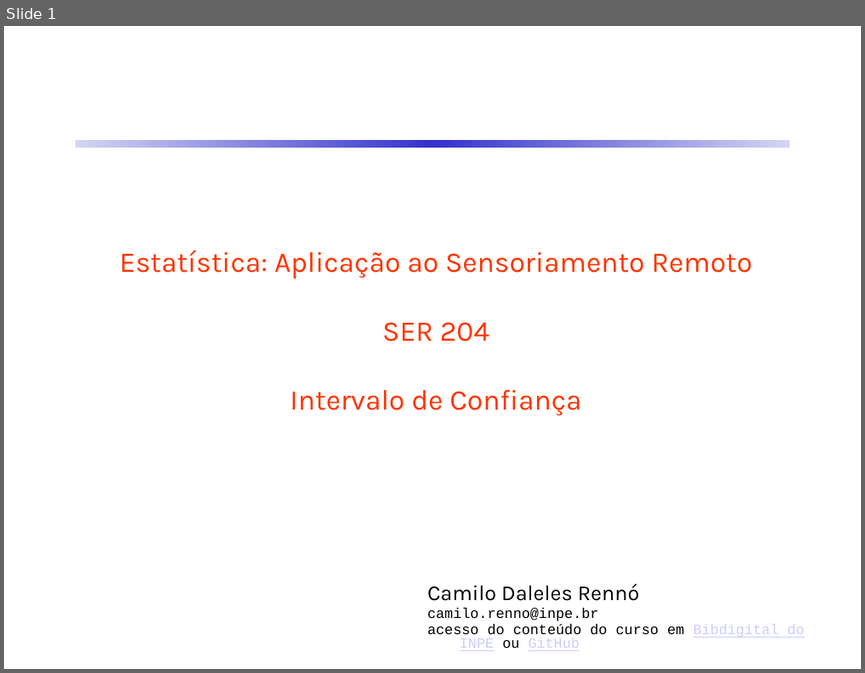
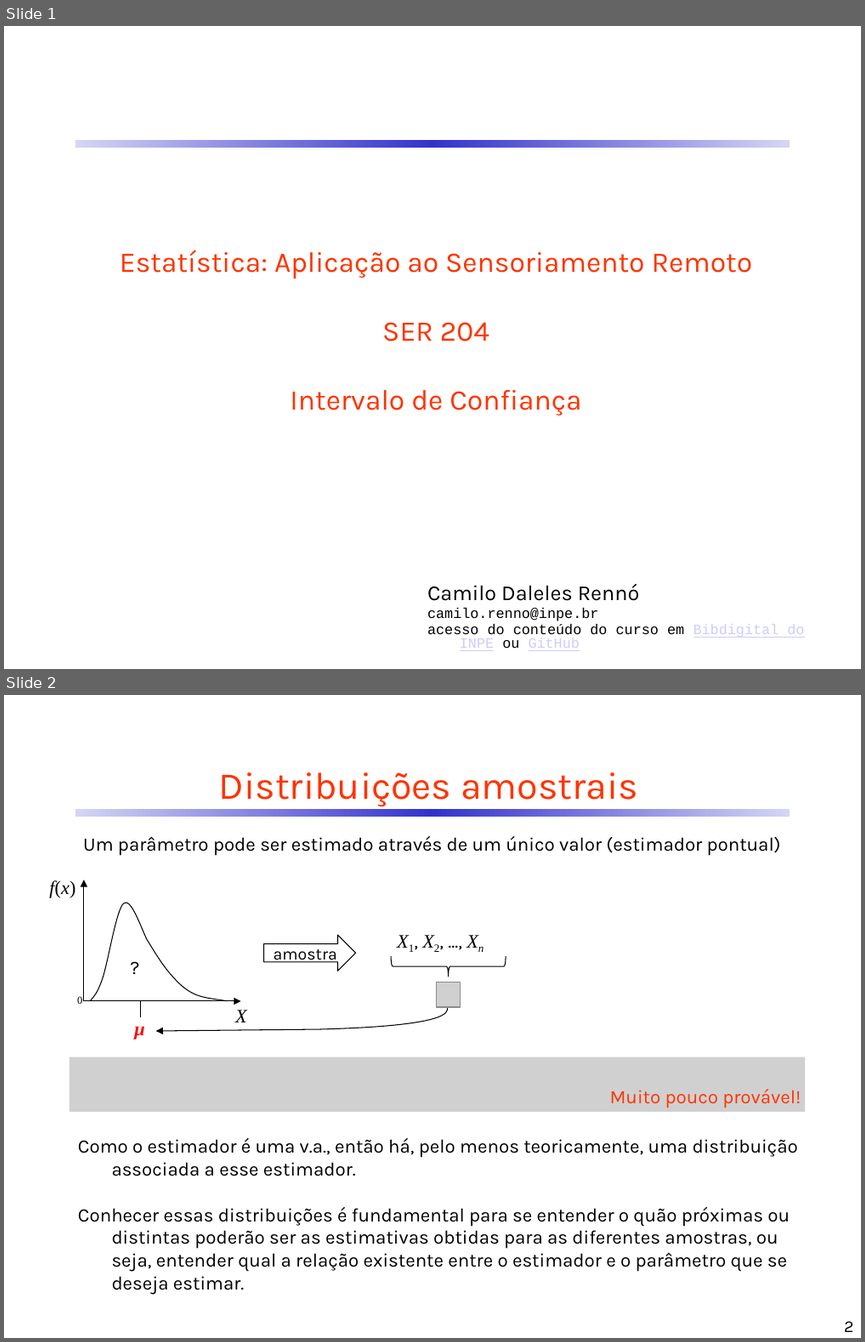
Before and after one commit to CDRenno/Estatistica, a slide deck: ppt/06InfEstat_IntConf.pptx. Shown one above the other, each under a label of ours: slide 1 before the commit, slides 1 and 2 after it. The pictures are 865x673 and 865x1342 pixels, drawn with LibreOffice and Linux fonts; fonts in the diff are those of the drawing; grey boxes stand for pictures. Boxes give left, top, right and bottom in pixels: in the first picture for what was removed or moved away, otherwise in the second. Text is boxed around its words. In the diff, an @@ line names an element or a change of style, - is before the commit and + after.

```diff
--- a/ppt/06InfEstat_IntConf.pptx
+++ b/ppt/06InfEstat_IntConf.pptx
@@ slide 2 added at (x1=4, y1=695, x2=861, y2=1338), background #FFFFFF; not listed: 1 template element that a slide beside it also shows @@
@@ title added at (x1=219, y1=772, x2=638, y2=807), 32 pt, text #FF3300 @@
+Distribuições amostrais
@@ text added at (x1=83, y1=836, x2=781, y2=856), 16 pt, text #000000 @@
+Um parâmetro pode ser estimado através de um único valor (estimador pontual)
@@ right arrow added at (x1=263, y1=935, x2=355, y2=971), outline #000000 0.75 pt, 14 pt, text #000000 @@
+amostra
@@ group added at (x1=49, y1=879, x2=247, y2=1022): 4 texts, 2 freeform shapes @@
+X
+f(x)
+0
+?
@@ line added from (140, 1017) to (140, 1000), #000000 0.75 pt @@
@@ text added at (x1=134, y1=1026, x2=144, y2=1039), 16 pt, text #FF0000, bold, italic @@
+μ
@@ group added at (x1=155, y1=925, x2=518, y2=1031): 1 text, 1 left brace, 1 picture, 1 freeform shape @@
+X1, X2, ..., Xn
@@ picture added at (x1=69, y1=1056, x2=804, y2=1111) @@
@@ text added at (x1=610, y1=1089, x2=800, y2=1108), 16 pt, text #FF3300 @@
+Muito pouco provável!
@@ text added at (x1=78, y1=1138, x2=798, y2=1294), 16 pt, text #000000 @@
+Como o estimador é uma v.a., então há, pelo menos teoricamente, uma distribuição associada a esse estimador.
+Conhecer essas distribuições é fundamental para se entender o quão próximas ou distintas poderão ser as estimativas obtidas para as diferentes amostras, ou seja, entender qual a relação existente entre o estimador e o parâmetro que se deseja estimar.
@@ page number added at (x1=844, y1=1321, x2=853, y2=1332), 14 pt, text #000000 @@
+2
```
Also in this commit, not shown: 13 other slides added, 3 other files.
